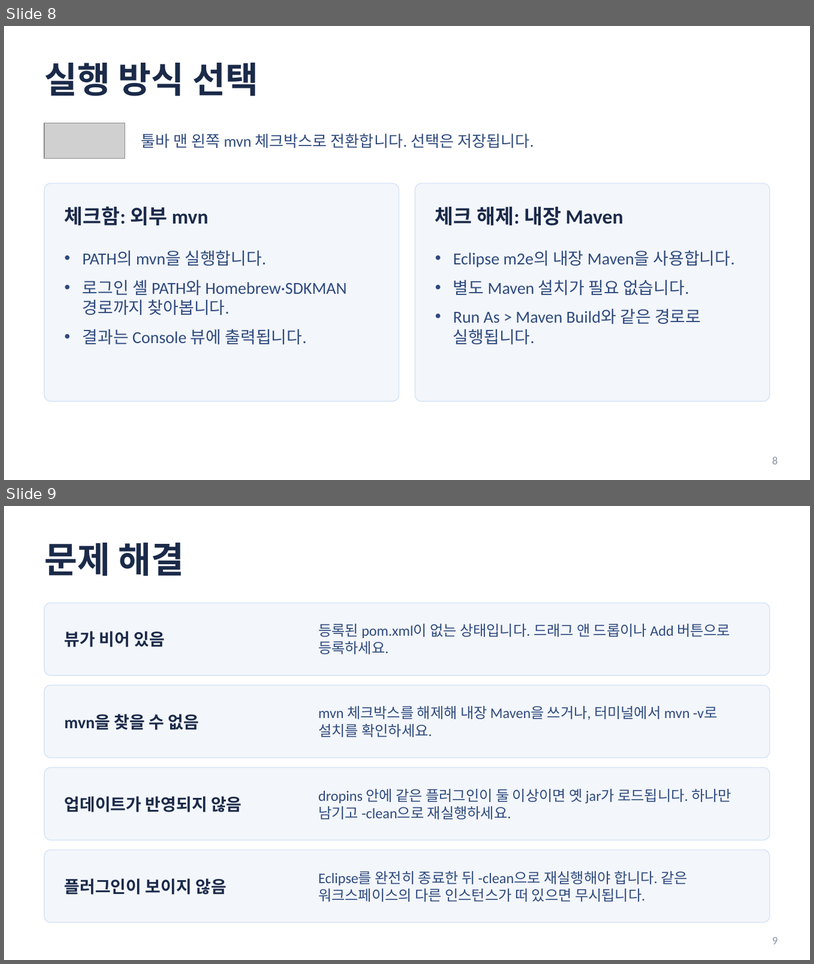
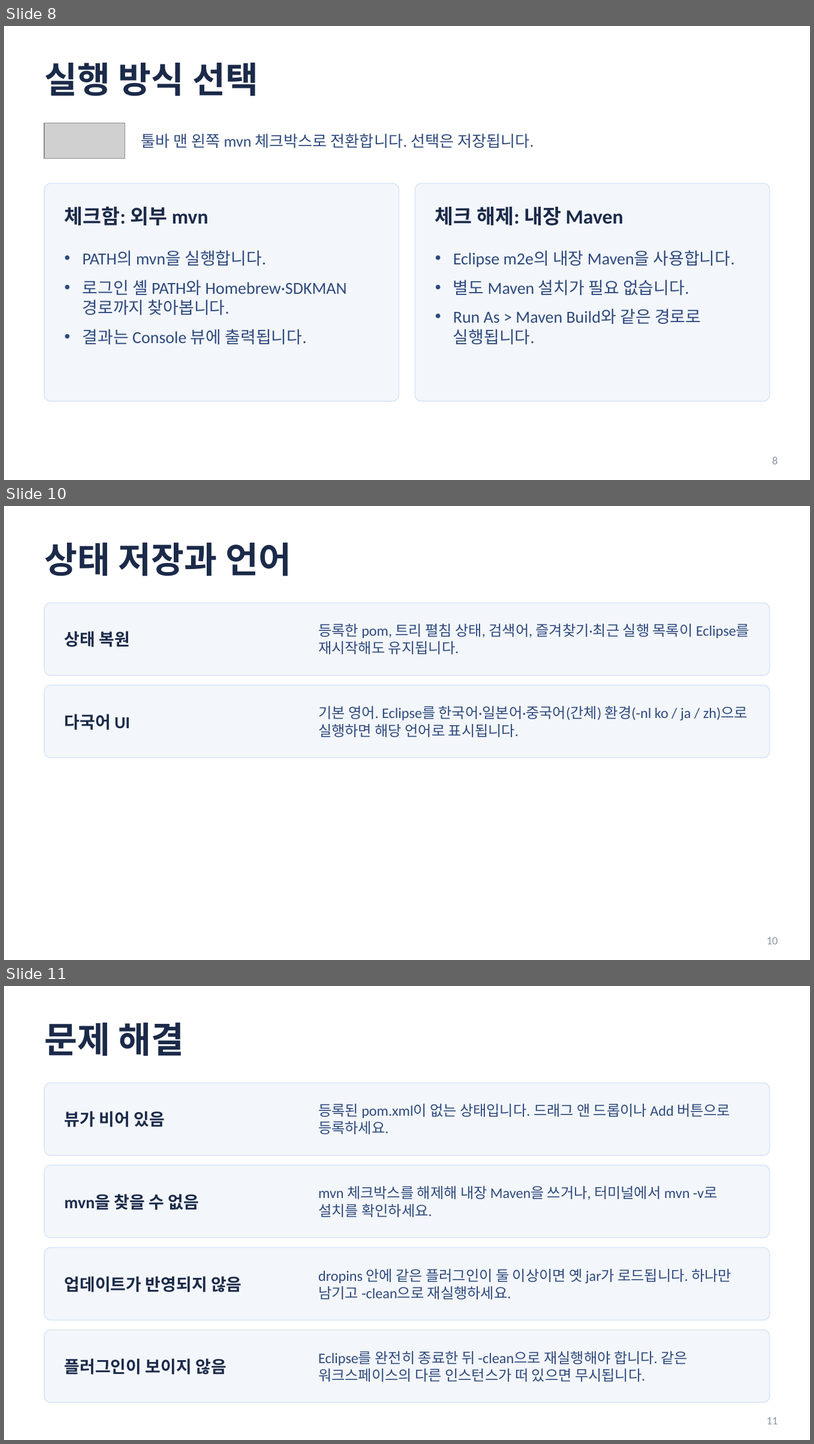
Before and after one commit to LEEJY-jpg/kcube-maven-goals-plugin, a slide deck: dist/KCube-Maven-Goals-매뉴얼.pptx. Shown one above the other, each under a label of ours: slides 8 and 9 before the commit, slides 8, 10 and 11 after it; the slides between them are not shown. The pictures are 814x964 and 814x1444 pixels, drawn with LibreOffice and Linux fonts; fonts in the diff are those of the drawing; grey boxes stand for pictures. Boxes give left, top, right and bottom in pixels: in the first picture for what was removed or moved away, otherwise in the second. Text is boxed around its words. In the diff, an @@ line names an element or a change of style, - is before the commit and + after.

```diff
--- a/dist/KCube-Maven-Goals-매뉴얼.pptx
+++ b/dist/KCube-Maven-Goals-매뉴얼.pptx
@@ slide 10 added at (x1=4, y1=506, x2=810, y2=960), background #FFFFFF @@
@@ text added at (x1=44, y1=543, x2=291, y2=576), 32 pt, text #1B2A49, bold @@
+상태 저장과 언어
@@ rounded rectangle added at (x1=44, y1=603, x2=770, y2=675), fill #F3F6FB, outline #D6E4F5 0.75 pt @@
@@ text added at (x1=65, y1=631, x2=131, y2=647), 15 pt, text #1B2A49, bold @@
+상태 복원
@@ text added at (x1=318, y1=624, x2=750, y2=654), 13 pt, text #2E4A7D @@
+등록한 pom, 트리 펼침 상태, 검색어, 즐겨찾기·최근 실행 목록이 Eclipse를 재시작해도 유지됩니다.
@@ rounded rectangle added at (x1=44, y1=685, x2=770, y2=757), fill #F3F6FB, outline #D6E4F5 0.75 pt @@
@@ text added at (x1=65, y1=714, x2=130, y2=730), 15 pt, text #1B2A49, bold @@
+다국어 UI
@@ text added at (x1=318, y1=706, x2=748, y2=737), 13 pt, text #2E4A7D @@
+기본 영어. Eclipse를 한국어·일본어·중국어(간체) 환경(-nl ko / ja / zh)으로 실행하면 해당 언어로 표시됩니다.
@@ page number added at (x1=767, y1=937, x2=779, y2=944), 10 pt, text #8A94A6 @@
+10
@@ what was slide 9 is now slide 11 @@
@@ page number at (x1=767, y1=1417, x2=779, y2=1424): text changed @@
-9
+11
```
Also in this commit, not shown: 1 slide changed, 1 other slide added.
